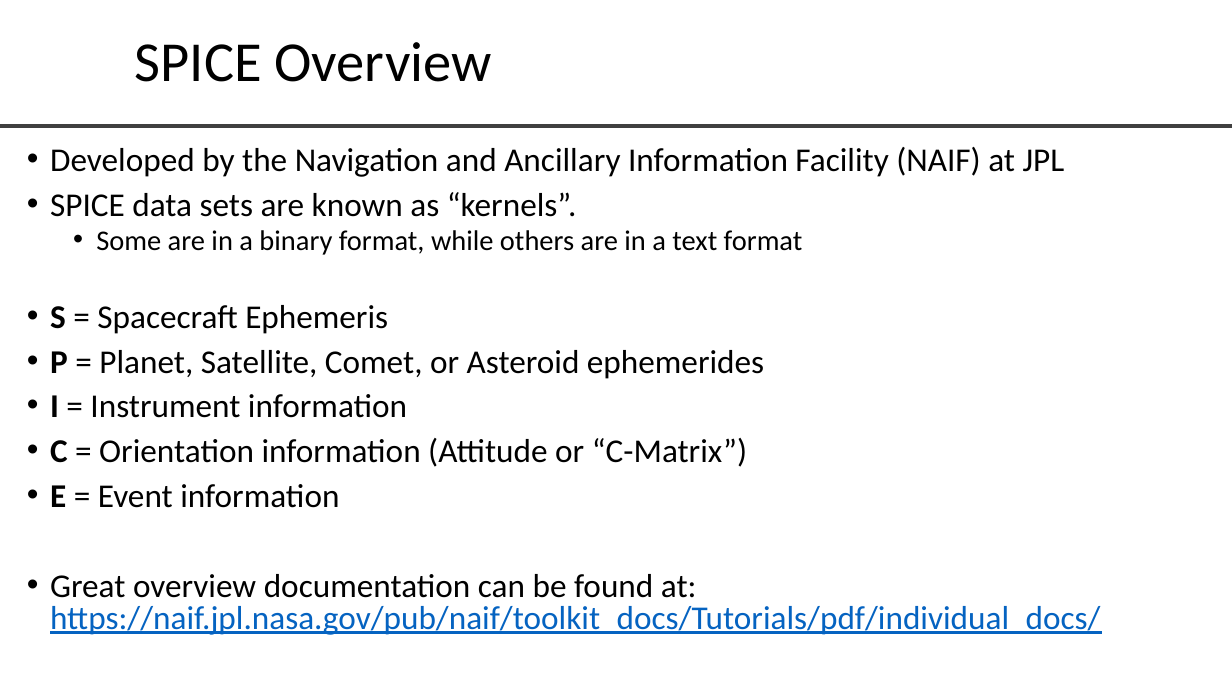
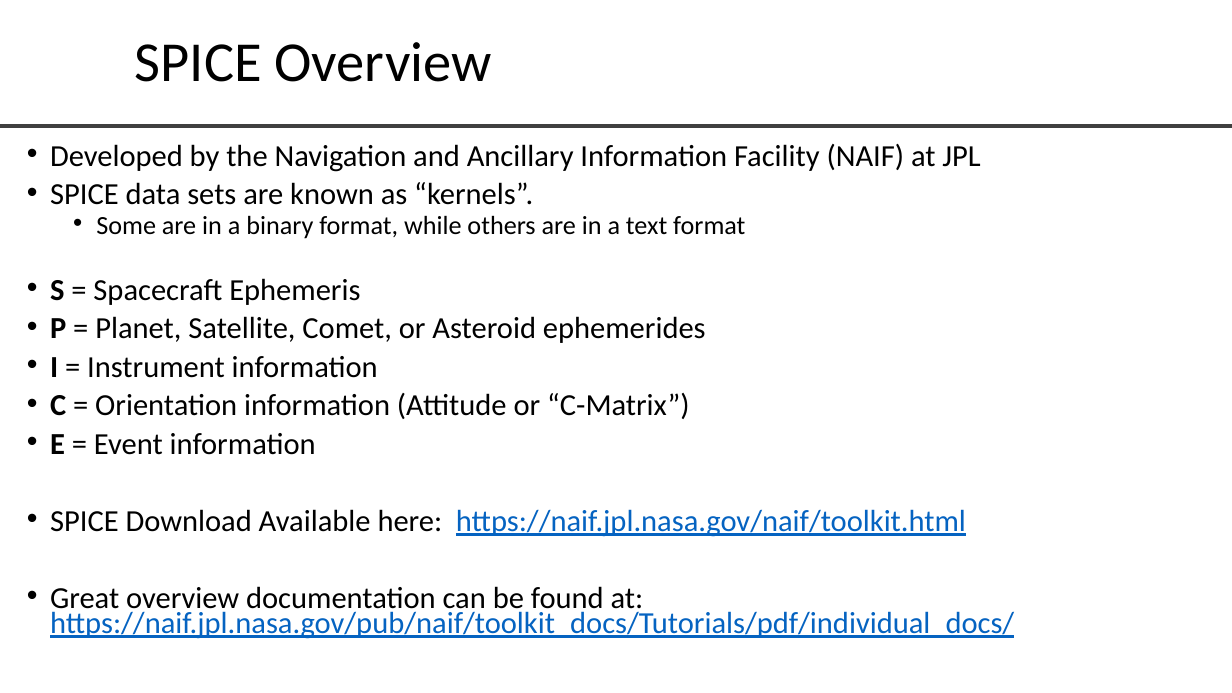
Before and after one commit to crgnam/SPICE-Tutorial, a slide deck: slide 2 of spice_overview.pptx. Drawn at 1232x693 pixels with LibreOffice and Linux fonts; fonts in the diff are those of the drawing; background and template pictures are left out. Boxes give left, top, right and bottom in pixels: in the first picture for what was removed or moved away, otherwise in the second. Text is boxed around its words. In the diff, an @@ line names an element or a change of style, - is before the commit and + after.

Commit message:
added spice download link to presentation

```diff
--- a/spice_overview.pptx
+++ b/spice_overview.pptx
@@ text at box(50, 144, 1014, 639): size 25.9 to 23.8 pt in "Developed by the Navigation and Ancillary Information ...", "SPICE data sets are known as “kernels”.", "S = Spacecraft Ephemeris", "P = Planet, Satellite, Comet, or Asteroid ..." and 4 more places; size 22.2 to 20.4 pt in "Some are in a binary format, while ..."; line spacing 0.8 to 0.7 @@
@@ text at box(50, 509, 966, 537): paragraph added @@
+• SPICE Download Available here: https://naif.jpl.nasa.gov/naif/toolkit.html
```
Also in this commit, not shown: 1 other slide changed.
